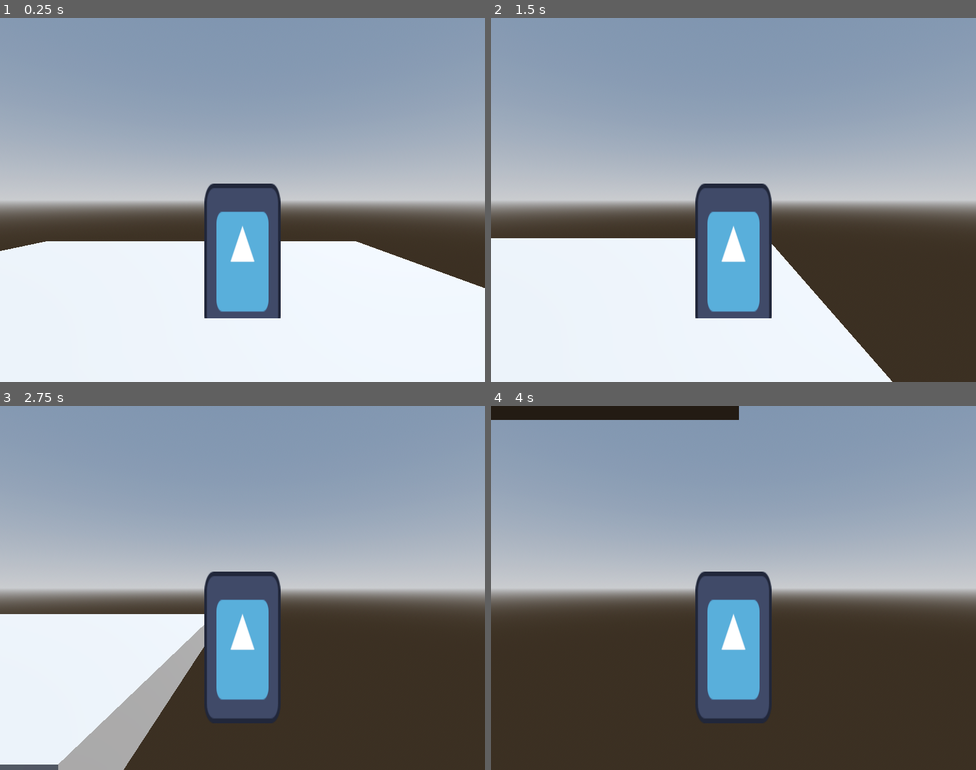
Above: before the commit, frames 1-4 (two rows, left to right).
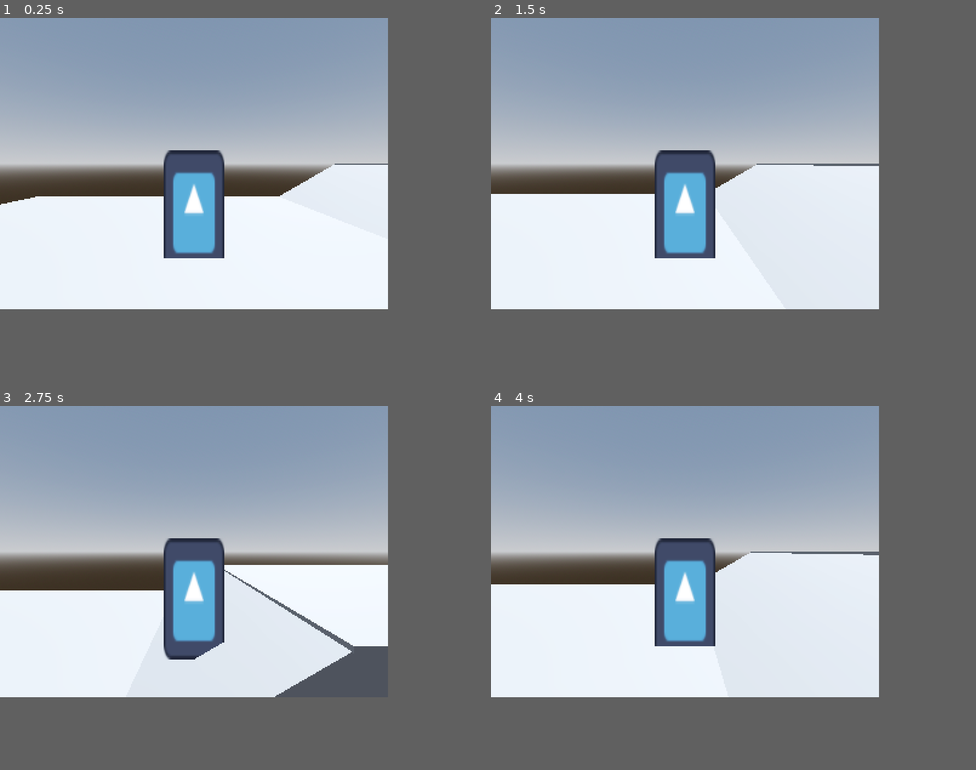
Above: after the commit, the same moments.

Repository: ravengalqueen/jenniffers-flesh
Game: Godot game, scene res://level.tscn
Same seed, same stepped clock (60 frames per second), same inputs: the game is played once before the commit and once after it. The engine's default icon, where the game draws it, is replaced by a stand-in: a white triangle on a blue panel in a dark square.
Inputs:
- Up to frame 1 (0.25 s): no input
- Up to frame 2 (1.5 s): tap Enter at 0.5 s; hold Right (ui_right) 0.53-1.28 s; hold Down (ui_down) from 1.28 s (still down)
- Up to frame 3 (2.75 s): release Down (ui_down) at 2.03 s; hold Right (ui_right) from 2.03 s (still down)
- Up to frame 4 (4 s): release Right (ui_right) at 2.78 s; hold Up (ui_up) 2.78-3.53 s; hold Left (ui_left) from 3.53 s (still down)
In our replay, the window is 800x600 before the commit and 640x480 after it. These sizes can differ from the game's own. Grey fills any space a smaller window leaves; there, only what the larger window draws over its background counts as a difference.

The runs differ from the first frame. In frame 1, 37% of the frame differs, in the area x 0-100%, y 0-83%; in frame 2, 46%; in frame 3, 45%; in frame 4, 49%, in the area x 0-100%, y 0-88%.

Commit message:
added cyoa

Diff:
--- /dev/null
+++ b/cyoa.tscn
@@ -0,0 +1,53 @@
+[gd_scene format=3 uid="uid://bcf2gnvuk1osl"]
+
+[ext_resource type="Texture2D" uid="uid://3ueus4kpm7s1" path="res://icon.svg" id="1_dl5o0"]
+
+[sub_resource type="LabelSettings" id="LabelSettings_wvtge"]
+line_spacing = 1.0
+font_size = 8
+
+[node name="Control" type="Control" unique_id=1878409065]
+layout_mode = 3
+anchors_preset = 15
+anchor_right = 1.0
+anchor_bottom = 1.0
+grow_horizontal = 2
+grow_vertical = 2
+
+[node name="Panel" type="Panel" parent="." unique_id=1939040659]
+layout_mode = 1
+anchors_preset = 15
+anchor_right = 1.0
+anchor_bottom = 1.0
+grow_horizontal = 2
+grow_vertical = 2
+
+[node name="VBoxContainer" type="VBoxContainer" parent="Panel" unique_id=169961877]
+layout_mode = 1
+anchors_preset = 15
+anchor_right = 1.0
+anchor_bottom = 1.0
+grow_horizontal = 2
+grow_vertical = 2
+
+[node name="TextureRect" type="TextureRect" parent="Panel/VBoxContainer" unique_id=60243782]
+layout_mode = 2
+texture = ExtResource("1_dl5o0")
+
+[node name="Label" type="Label" parent="Panel/VBoxContainer" unique_id=943129999]
+custom_minimum_size = Vector2(300, 20)
+layout_mode = 2
+text = "AAAAAAAAAAAAAAAAAAAAAAAAAAAAAAAAAAAAAAAAAAAAAAAAAAAAAAAAAAAAAAAAAAAAAAAAAAAAAAAAAAAAAAAAAAAAAAAAAAAAAAAAAAAAAAAAAAAAAAAAAAAAAAAAAAAAAAAAAAAAAAAAAAAAAAAAAAAAAAAAAAAAAAAAAAAAAAAAAAAAAAAAAAAAAAAAAAAAAAAAAAAAAAAAAAAAAAAAAAAAAAAAAAAAAAAAAAAAAAAAAAAAAAAAAAAAAAAAAAAAAAAAAAAAAAAAAAAAAAAAAAAAAAAAAAAAAAAAAAA"
+label_settings = SubResource("LabelSettings_wvtge")
+autowrap_mode = 3
+
+[node name="HBoxContainer" type="HBoxContainer" parent="Panel/VBoxContainer" unique_id=1214905269]
+layout_mode = 2
+size_flags_horizontal = 0
+size_flags_vertical = 10
+
+[node name="Button" type="Button" parent="Panel/VBoxContainer/HBoxContainer" unique_id=1490768508]
+custom_minimum_size = Vector2(96, 16)
+layout_mode = 2
+size_flags_horizontal = 6
+size_flags_vertical = 4
--- a/level.tscn
+++ b/level.tscn
@@ -30,3 +30,13 @@
 transform = Transform3D(1, 0, 0, 0, 1, 0, 0, 0, 1, -2, -0.5, -1)
 use_collision = true
 size = Vector3(15, 1, 13)
+
+[node name="CSGBox3D3" type="CSGBox3D" parent="." unique_id=288422762]
+transform = Transform3D(1, 0, 0, 0, 1, 0, 0, 0, 1, 16, 1.5, -1)
+use_collision = true
+size = Vector3(15, 1, 13)
+
+[node name="CSGBox3D2" type="CSGBox3D" parent="." unique_id=1185544824]
+transform = Transform3D(0.8660254, -0.5, 0, 0.5, 0.8660254, 0, 0, 0, 1, 7, 0.5, -1)
+use_collision = true
+size = Vector3(4, 1, 13)
--- a/project.godot
+++ b/project.godot
@@ -20,7 +20,7 @@
 window/size/viewport_width=320
 window/size/viewport_height=240
 window/size/mode=3
-window/stretch/mode="canvas_items"
+window/stretch/mode="viewport"
 window/stretch/aspect="keep_width"
 window/stretch/scale_mode="integer"
 
@@ -31,3 +31,4 @@
 [rendering]
 
 rendering_device/driver.windows="d3d12"
+anti_aliasing/screen_space_roughness_limiter/enabled=false
